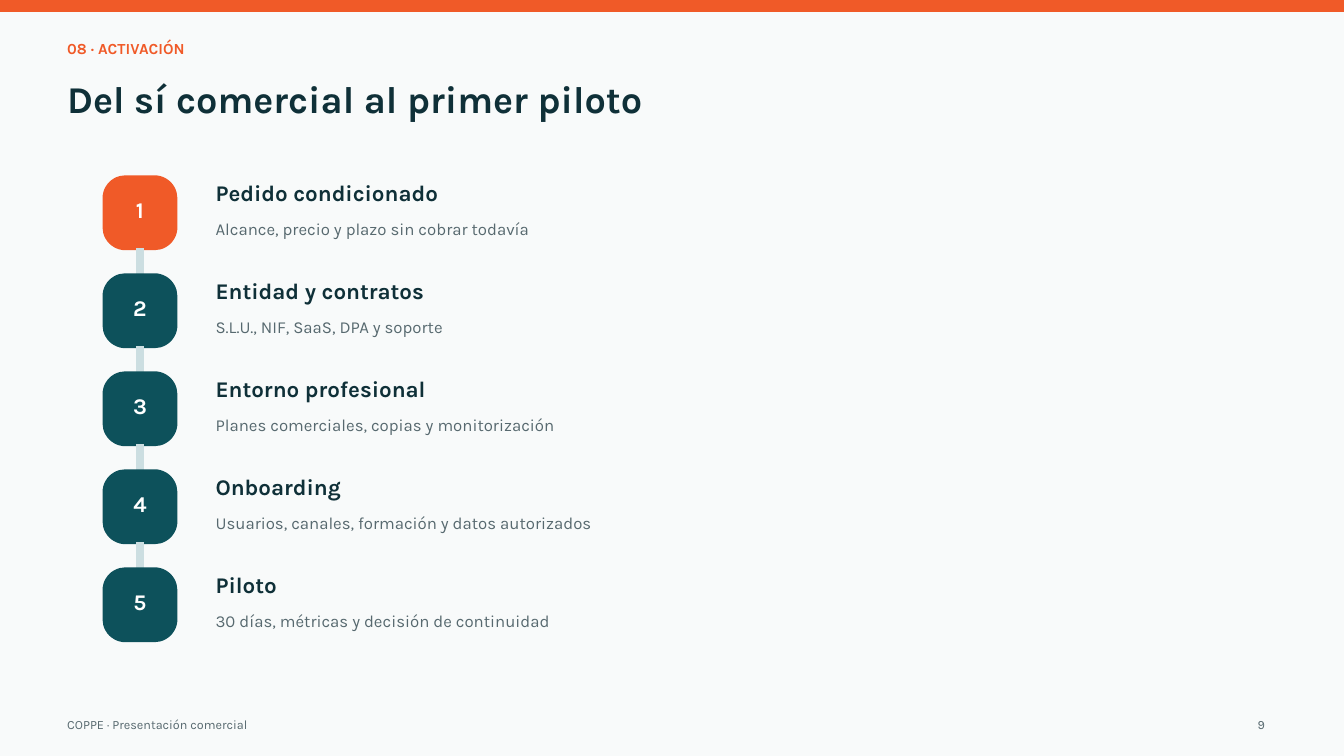
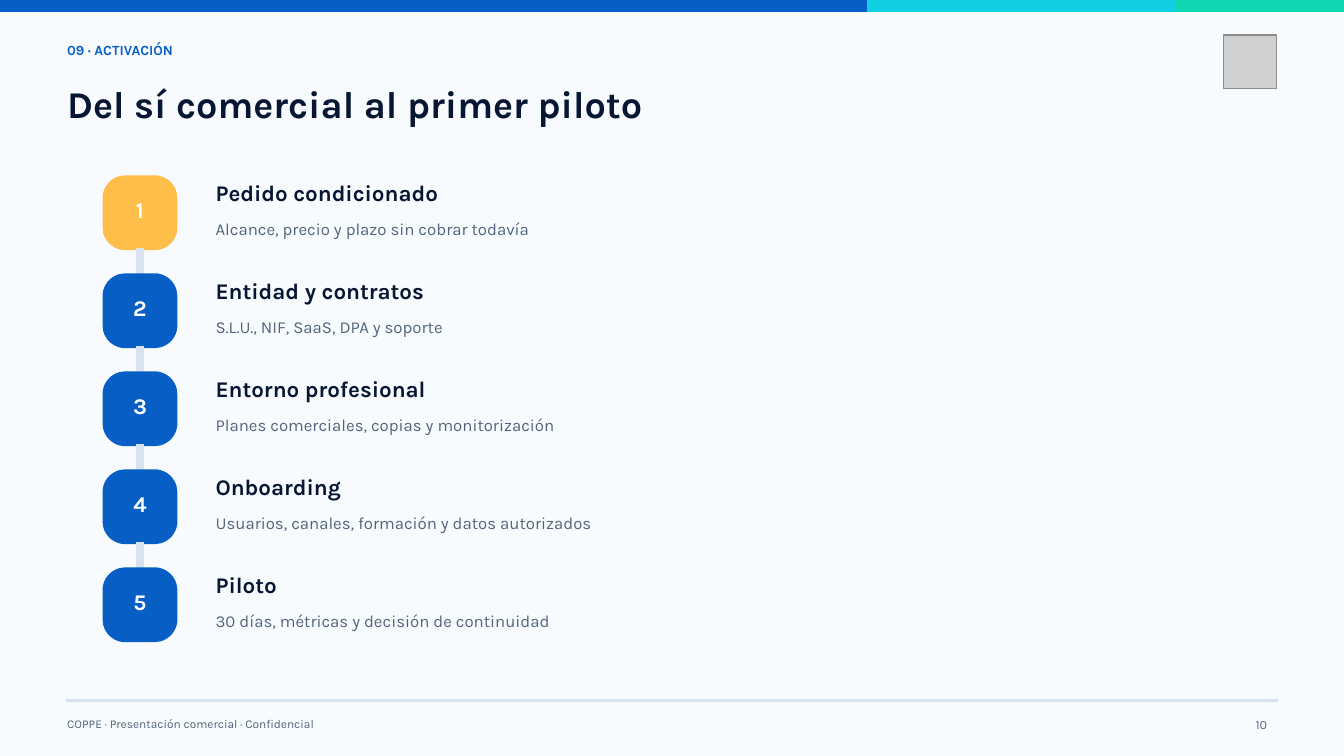
Before and after one commit to Jmprdeveloper/coppe, a slide deck: slide 10 of docs/presentacion/salida/COPPE_Presentacion_Comercial.pptx (slide 9 before the commit). Drawn at 1344x756 pixels with LibreOffice and Linux fonts; fonts in the diff are those of the drawing; grey boxes stand for pictures. Boxes give left, top, right and bottom in pixels: in the first picture for what was removed or moved away, otherwise in the second. Text is boxed around its words. In the diff, an @@ line names an element or a change of style, - is before the commit and + after.

Commit message:
feat: apply COPPE brand identity and commercial materials

```diff
--- a/docs/presentacion/salida/COPPE_Presentacion_Comercial.pptx
+++ b/docs/presentacion/salida/COPPE_Presentacion_Comercial.pptx
@@ rectangle at (0,0,1344,756): fill #F8FAFA to #F8FBFE; outline #F8FAFA 1.5 pt to #F8FBFE 1.5 pt @@
@@ rectangle: place and size @@
-rectangle at (0,0,1344,11)
+rectangle at (0,0,868,11)
@@ rectangle at (0,0,868,11): fill #F05A28 to #075FC6; outline #F05A28 1.5 pt to #075FC6 1.5 pt @@
@@ rectangle added at (868,0,1177,11), fill #12CFE3, outline #12CFE3 1.5 pt @@
@@ rectangle added at (1177,0,1344,11), fill #10D6B1, outline #10D6B1 1.5 pt @@
@@ text at (67,43,172,55): text changed; size 11 to 10 pt; text colour #F05A28 to #075FC6 @@
-08 · ACTIVACIÓN
+09 · ACTIVACIÓN
@@ picture added at (1224,35,1277,89) @@
@@ text colour #0F3038 to #061633 in 6 elements at (216,185,438,202), (216,283,424,305), (216,381,426,403), (216,479,341,501), (216,577,277,594), (67,88,643,127) @@
@@ rounded rectangle at (104,176,176,249): fill #F05A28 to #FFBD4A; outline #F05A28 1.5 pt to #FFBD4A 1.5 pt @@
@@ fill #0D515B to #075FC6; outline #0D515B 1.5 pt to #075FC6 1.5 pt in 4 elements at (104,274,176,347), (104,372,176,445), (104,471,176,543), (104,569,176,641) @@
@@ fill #CCDEE1 to #D9E3EF; outline #CCDEE1 1.5 pt to #D9E3EF 1.5 pt in 4 elements at (137,249,143,274), (137,347,143,372), (137,446,143,471), (137,543,143,569) @@
@@ text at (67,719,314,728): text changed; size 9 to 8.5 pt; text colour #57696F to #53647C @@
-COPPE · Presentación comercial
+COPPE · Presentación comercial · Confidencial
@@ rectangle added at (68,700,1277,701), fill #D9E3EF, outline #D9E3EF 1.5 pt @@
@@ text at (1256,721,1268,729): text changed; text colour #57696F to #53647C @@
-9
+10
```
Also in this commit, not shown: 9 other slides changed, 1 slide added, 24 other files.
